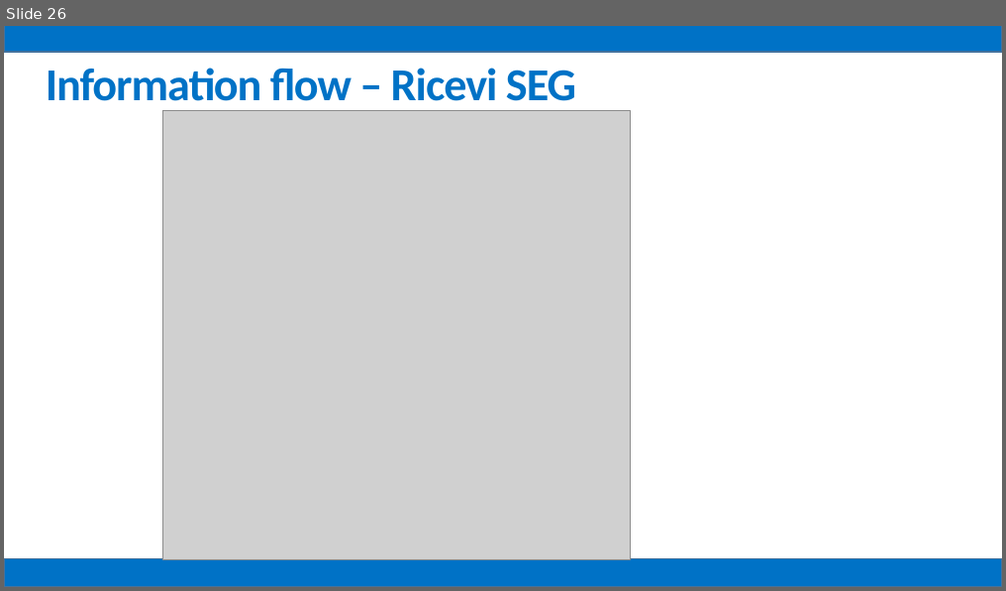
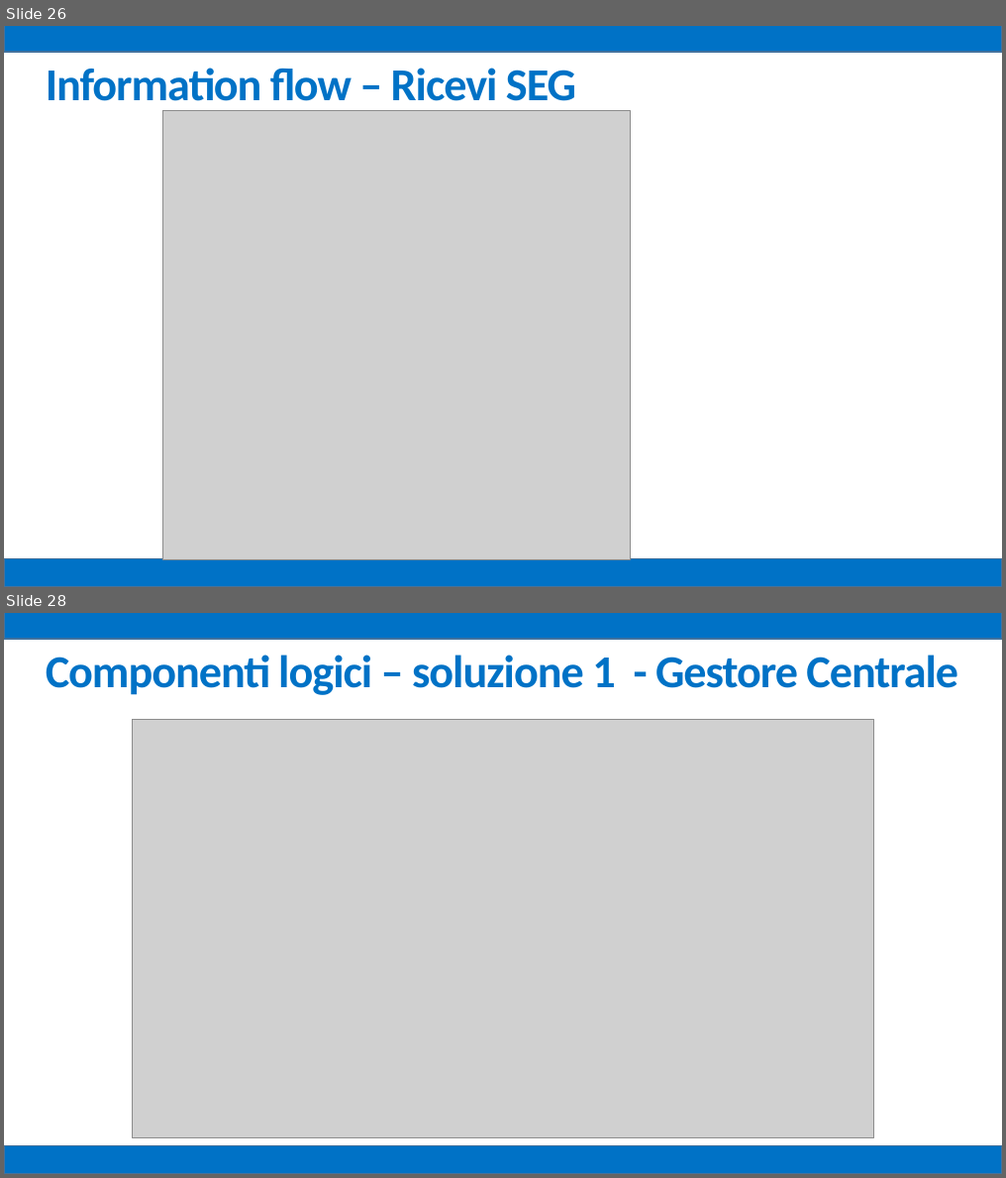
Before and after one commit to mz1991/ProgettoFebbraio2015, a slide deck: Febbraio 2015.pptx. Shown one above the other, each under a label of ours: slide 26 before the commit, slides 26 and 28 after it; the slides between them are not shown. The pictures are 1006x591 and 1006x1178 pixels, drawn with LibreOffice and Linux fonts; fonts in the diff are those of the drawing; grey boxes stand for pictures. Boxes give left, top, right and bottom in pixels: in the first picture for what was removed or moved away, otherwise in the second. Text is boxed around its words. In the diff, an @@ line names an element or a change of style, - is before the commit and + after.

```diff
--- a/Febbraio 2015.pptx
+++ b/Febbraio 2015.pptx
@@ slide 28 added at bbox=[4, 613, 1002, 1174], background #FFFFFF @@
@@ rectangle added at bbox=[4, 613, 1002, 639], fill #0072C6, outline #43739E 1 pt @@
@@ text added at bbox=[46, 655, 958, 695], 44 pt, text #0072C6, bold @@
+Componenti logici – soluzione 1 - Gestore Centrale
@@ picture added at bbox=[133, 719, 874, 1139] @@
@@ rectangle added at bbox=[4, 1146, 1002, 1174], fill #0072C6, outline #43739E 1 pt @@
```
Also in this commit, not shown: 19 slides changed, 6 other slides added, 18 other files.
